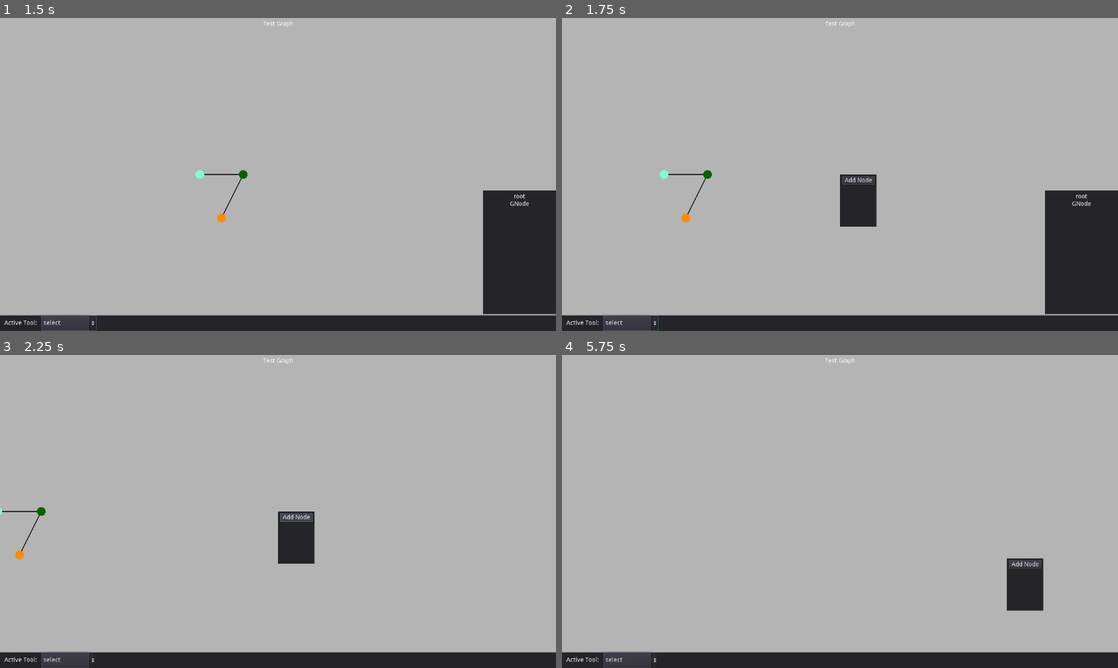
Above: before the commit, frames 1-4 (two rows, left to right).
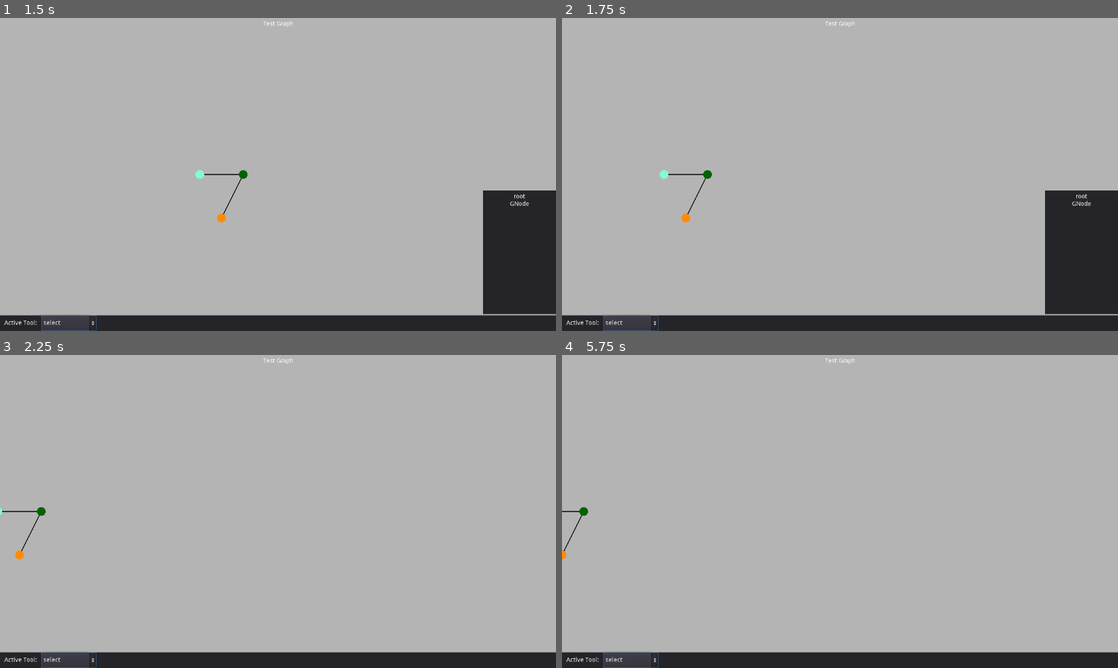
Above: after the commit, the same moments.

Repository: JuliusHendrix/DM-Graph-Godot
Game: Godot game, scene res://scenes/World.tscn
Same seed, same stepped clock (60 frames per second), same inputs: the game is played once before the commit and once after it.
Inputs (mouse positions are in pixels of both pictures, inside the frame that each line leads up to):
- Up to frame 1 (1.5 s): click "select" at 0.5 s; tap Enter at 1.25 s; move the mouse to (278, 174) at 1.27 s; press the mouse at (278, 174) at 1.28 s; hold D (pan_right) from 1.28 s (still down)
- Up to frame 2 (1.75 s): keep holding D (pan_right); right-click (840, 174) at 1.55 s
- Up to frame 3 (2.25 s): release D (pan_right) at 2 s; release the mouse at (278, 511) at 2 s; click (294, 517) at 2 s, where only the run before the commit has a clickable "Add Node"
- Up to frame 4 (5.75 s): tap Space at 2.75, 5 s; move the mouse to (600, 511) at 2.77 s; hold S (pan_down) 2.78-3.53 s; right-click (600, 511) at 2.85 s; click (600, 511) at 3.05 s; move the mouse to (895, 442) at 3.52 s; press the mouse at (895, 442) at 3.53 s; hold D (pan_right) 3.53-4.28 s; right-click (895, 442) at 3.8 s; tap Enter at 4.25 s; move the mouse to (812, 574) at 4.27 s; release the mouse at (812, 574) at 4.28 s; hold W (pan_up) 4.28-5.03 s; right-click (812, 574) at 4.35 s; click (812, 574) at 4.55 s; move the mouse to (1006, 558) at 5.02 s; hold A (pan_left) from 5.03 s (still down); hold Mouse wheel up (zoom_in) from 5.03 s (still down); click (1006, 558) at 5.17 s; right-click (1006, 558) at 5.3 s

Frame 1 is identical in both runs. In frame 2, 1.1% of the frame differs, in the area x 50-57%, y 50-67%; in frame 3, 1.1%; in frame 4, 1.2%, in the area x 0-87%, y 48-100%.

Commit message:
COMMENT TO DESCRIBE THE INTENTION OF THE COMMIT

Diff:
--- a/scenes/World.tscn
+++ b/scenes/World.tscn
@@ -1,6 +1,7 @@
-[gd_scene load_steps=6 format=2]
+[gd_scene load_steps=7 format=2]
 
 [ext_resource path="res://main.gd" type="Script" id=1]
+[ext_resource path="res://src/tools.gd" type="Script" id=2]
 [ext_resource path="res://scenes/Camera2D.tscn" type="PackedScene" id=3]
 [ext_resource path="res://scenes/UI.tscn" type="PackedScene" id=4]
 [ext_resource path="res://src/InputManager.gd" type="Script" id=5]
@@ -27,3 +28,6 @@
 
 [node name="InputManager" type="Node2D" parent="."]
 script = ExtResource( 5 )
+
+[node name="ToolDrawer" type="Node2D" parent="."]
+script = ExtResource( 2 )
--- a/src/InputManager.gd
+++ b/src/InputManager.gd
@@ -5,6 +5,7 @@
 onready var world_node : Node2D
 onready var background_node : Area2D
 onready var UI_node : CanvasLayer
+onready var Tool_node : Node2D
 
 # variables
 var mouse_pressed = false
@@ -14,9 +15,13 @@
 	world_node = self.owner
 	background_node = world_node.get_node("Background")
 	UI_node = world_node.get_node("UI")
+	Tool_node = world_node.get_node("ToolDrawer")
 
 	graph_utils.nodes_gdnode = world_node.get_node("GNodes")
 	graph_utils.edges_gdnode = world_node.get_node("GEdges")
+
+	# send tools to UI
+	UI_node.initialize_tools(Tool_node.tools)
 
 # Called every frame. 'delta' is the elapsed time since the previous frame.
 func _process(delta):
@@ -24,32 +29,8 @@
 	update_tool()
 
 func _input(event):
-	# track mouse clicking
-	if event.is_action_pressed("left_click"):
-		mouse_pressed = true
-	elif event.is_action_released("left_click"):
-		mouse_pressed=false
-
-	# handle right click menu
-	if event.is_action_pressed('right_click'):
-		UI_node.toggle_mouse_menu(event.position)
-
-	# handle tools
-
-	# select tool
-	if graph_utils.current_tool == 'select':
-		if event.is_action_pressed("left_click"):
-			graph_utils.selected_gnode = graph_utils.above_gnode
-
-	# move tool
-	if graph_utils.current_tool == 'move':
-		# move node
-		if event.is_action_pressed("left_click"):
-			graph_utils.selected_gnode = graph_utils.above_gnode
-		if mouse_pressed:
-			if graph_utils.selected_gnode:
-				graph_utils.move_gnode(get_global_mouse_position())
-
+	# process tool
+	Tool_node.tools[UI_node.get_current_tool()].process_event(event, graph_utils, UI_node)
 
 func load_test_graph():
 	# make new graph
--- a/src/UI.gd
+++ b/src/UI.gd
@@ -2,14 +2,8 @@
 
 # imports
 const gc = preload("res://src/graph_classes.gd")
-const tls = preload("res://src/tools.gd")
 
-var tools = {
-	'select': tls.SelectTool.new(),
-	'move': tls.MoveTool.new()
-}
-
-func _ready():
+func initialize_tools(tools):
 	# add tools
 	for i in range(tools.size()):
 		$PanelToolbar/OptionButtonTools.add_item(tools.keys()[i], i)
--- a/src/graph_utils.gd
+++ b/src/graph_utils.gd
@@ -13,9 +13,7 @@
 var edges_gdnode : Node
 
 
-# CLASS DICTIONARIES
-
-
+# class dictionaries
 var node_type_dict = {
 	"GNode": gc.GNode,
 	"Place": gc.Place,
@@ -27,7 +25,8 @@
 }
 
 
-# FUNCTIONS
+# functions
+
 # make new graph and select it
 func new_graph(graph_name : String):
 	graph = gc.Graph.new(graph_name)
@@ -44,6 +43,7 @@
 			# TODO: remove current nodes + edges from godot nodes GNodes and GEdges
 
 			# TODO: add loaded nodes + edges to godot nodes GNodes and GEdges
+
 			return
 
 	print('Graph ' + name + 'not found.')
@@ -105,6 +105,7 @@
 
 func move_gnode(pos : Vector2):
 	if selected_gnode:
+		print(pos)
 		selected_gnode.position = pos
 		for edge in selected_gnode.edges:
 			edge.update()
--- a/src/tools.gd
+++ b/src/tools.gd
@@ -1,17 +1,22 @@
+extends Node2D
+
 class ToolBase:
 	extends Node2D
 
-	func process_base_event(event, graph_utils):
-		pass
+	func process_base_event(event, graph_utils, UI_node):
+		# handle right click menu
+		if event.is_action_pressed('right_click'):
+#			UI_node.toggle_mouse_menu(event.position)
+			pass
 
 class SelectTool:
 	extends ToolBase
 
-	func process_event(event, graph_utils):
+	func process_event(event, graph_utils, UI_node):
 		if event.is_action_pressed("left_click"):
 			graph_utils.selected_gnode = graph_utils.above_gnode
 
-		self.process_base_event(event, graph_utils)
+		self.process_base_event(event, graph_utils, UI_node)
 
 class MoveTool:
 	extends ToolBase
@@ -19,7 +24,7 @@
 	# variables
 	var mouse_pressed = false
 
-	func process_event(event, graph_utils):
+	func process_event(event, graph_utils, UI_node):
 		# track mouse clicking
 		if event.is_action_pressed("left_click"):
 			mouse_pressed = true
@@ -31,6 +36,17 @@
 			graph_utils.selected_gnode = graph_utils.above_gnode
 		if mouse_pressed:
 			if graph_utils.selected_gnode:
+				print('moving gnode')
 				graph_utils.move_gnode(get_global_mouse_position())
 
-		self.process_base_event(event, graph_utils)
+		self.process_base_event(event, graph_utils, UI_node)
+
+# initialize tools
+var tools = {
+	'select': SelectTool.new(),
+	'move': MoveTool.new()
+}
+
+func _ready():
+	for key in tools:
+		self.add_child(tools[key])
